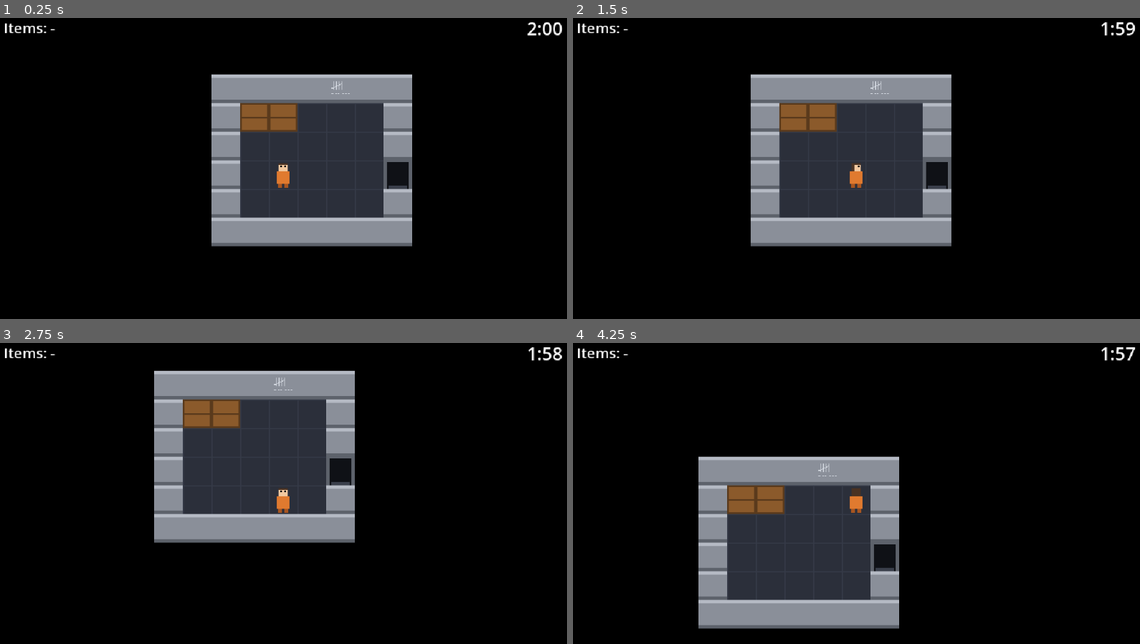
Above: before the commit, frames 1-4 (two rows, left to right).
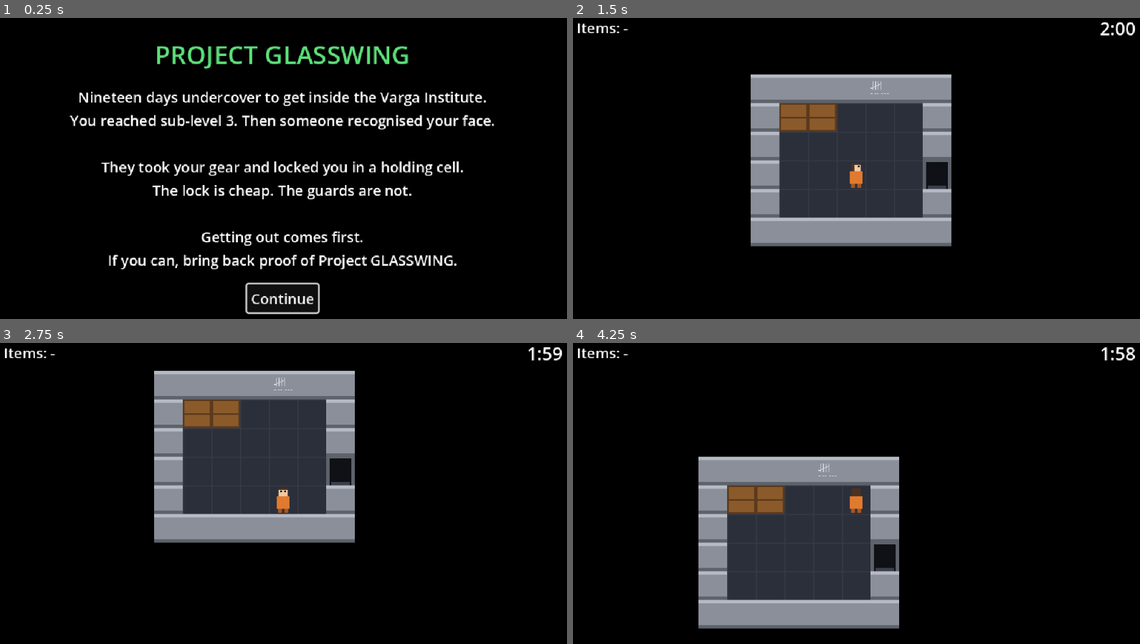
Above: after the commit, the same moments.

Repository: fabiomix/gmtk-2026
Game: Godot game, scene res://main/main.tscn
Same seed, same stepped clock (60 frames per second), same inputs: the game is played once before the commit and once after it.
Inputs (mouse positions are in pixels of both pictures, inside the frame that each line leads up to):
- Up to frame 1 (0.25 s): no input
- Up to frame 2 (1.5 s): click (856, 297) at 0.5 s, where only the run after the commit has a clickable "Continue"; tap Enter at 1.25 s; move the mouse to (981, 159) at 1.27 s; hold D (move_right) from 1.28 s (still down); hold E (interact) from 1.28 s (still down); click (981, 159) at 1.42 s
- Up to frame 3 (2.75 s): tap J (journal) at 1.55, 2.1 s; tap Space at 2 s; move the mouse to (170, 517) at 2.02 s; release D (move_right) at 2.03 s; release E (interact) at 2.03 s; hold S (move_down) from 2.03 s (still down); tap E (interact) at 2.3 s
- Up to frame 4 (4.25 s): tap Enter at 2.75 s; move the mouse to (913, 430) at 2.77 s; release S (move_down) at 2.78 s; hold D (move_right) 2.78-3.53 s; hold E (interact) 2.78-3.53 s; tap J (journal) at 3.05, 3.6 s; tap Space at 3.5 s; move the mouse to (828, 565) at 3.52 s; hold W (move_up) from 3.53 s (still down); click (828, 565) at 3.67 s; tap E (interact) at 3.8 s

The runs differ from the first frame. In frame 1, 25% of the frame differs, in the area x 0-100%, y 1-99%; in frame 2, 0.1%; in frame 3, less than 0.1%; in frame 4, less than 0.1%.

Commit message:
Phase 8b: intro, investigation outcome and New Game
Co-Authored-By: Claude Opus 5.5 <noreply@anthropic.com>

Diff:
--- a/autoload/game_manager.gd
+++ b/autoload/game_manager.gd
@@ -13,6 +13,12 @@
 var kept_item_ids: Array[StringName] = []
 ## Ids of the discovered memories, in discovery order.
 var discovered_memory_ids: Array[StringName] = []
+
+
+## Starts a new game: forgets kept items and memories.
+func new_game() -> void:
+	kept_item_ids.clear()
+	discovered_memory_ids.clear()
 
 
 ## Called after a capture with the ids chosen by the player.
--- a/main/main.gd
+++ b/main/main.gd
@@ -1,13 +1,16 @@
 extends Node
 ## Root of the game: creates the World of each run and connects it to the
 ## UI, so World and UI don't need to know about each other.
-## Run loop: start run -> countdown -> capture -> choose items -> start run...
+## Game loop: new game (intro) -> start run -> countdown -> capture ->
+## choose items -> start run... until the escape, then a new game.
 
 const WORLD_SCENE := preload("res://world/world.tscn")
 
 var _world: Node2D
 
 @onready var _hud: HUD = $HUD
+@onready var _pause_menu: PauseMenu = $PauseMenu
+@onready var _intro_screen: IntroScreen = $IntroScreen
 @onready var _capture_screen: CaptureScreen = $CaptureScreen
 @onready var _escape_screen: EscapeScreen = $EscapeScreen
 
@@ -16,7 +19,17 @@
 	RunManager.captured.connect(_on_run_captured)
 	RunManager.escaped.connect(_on_run_escaped)
 	_capture_screen.items_chosen.connect(_on_capture_items_chosen)
+	_escape_screen.new_game_requested.connect(_new_game)
+	_pause_menu.new_game_requested.connect(_new_game)
+	_new_game()
+
+
+## Forgets everything from the previous game, starts the first run and
+## tells the story so far (the countdown waits for the intro to close).
+func _new_game() -> void:
+	GameManager.new_game()
 	_start_run()
+	_intro_screen.open()
 
 
 ## Resets the run and replaces the World with a fresh copy: the spy is back
--- a/main/main.tscn
+++ b/main/main.tscn
@@ -6,6 +6,7 @@
 [ext_resource type="PackedScene" path="res://ui/capture_screen.tscn" id="4_capture_screen"]
 [ext_resource type="PackedScene" path="res://ui/escape_screen.tscn" id="5_escape_screen"]
 [ext_resource type="PackedScene" path="res://ui/journal.tscn" id="6_journal"]
+[ext_resource type="PackedScene" path="res://ui/intro_screen.tscn" id="7_intro_screen"]
 
 [node name="Main" type="Node"]
 script = ExtResource("1_script")
@@ -19,3 +20,5 @@
 [node name="CaptureScreen" parent="." instance=ExtResource("4_capture_screen")]
 
 [node name="EscapeScreen" parent="." instance=ExtResource("5_escape_screen")]
+
+[node name="IntroScreen" parent="." instance=ExtResource("7_intro_screen")]
--- a/tests/test_base.gd
+++ b/tests/test_base.gd
@@ -54,6 +54,7 @@
 	root.add_child(main)
 	await frames(2)  # Main creates the World in its _ready()
 	refresh_world()
+	await dismiss_intro()
 	await run_tests()
 	OS.remove_logger(_errors)
 	if _errors.count > 0:
@@ -67,6 +68,14 @@
 ## Override in each test.
 func run_tests() -> void:
 	pass
+
+
+## A new game starts with the intro (game paused): press Continue.
+func dismiss_intro() -> void:
+	var intro: CanvasLayer = main.get_node("IntroScreen")
+	if intro.visible:
+		intro.get_node("%ContinueButton").pressed.emit()
+		await frames(2)
 
 
 ## Main creates a new World at every run: call this after a new run starts.
--- /dev/null
+++ b/tests/test_story.gd
@@ -0,0 +1,89 @@
+extends "res://tests/test_base.gd"
+## Intro, escape outcome (investigation complete or not), New Game from the
+## escape screen and from the pause menu.
+## Escapes are triggered directly here: the routes are in test_route_*.gd.
+
+var run_manager: Node
+var game_manager: Node
+var intro: CanvasLayer
+var escape_screen: CanvasLayer
+var pause_menu: CanvasLayer
+
+
+func run_tests() -> void:
+	run_manager = root.get_node("RunManager")
+	game_manager = root.get_node("GameManager")
+	intro = main.get_node("IntroScreen")
+	escape_screen = main.get_node("EscapeScreen")
+	pause_menu = main.get_node("PauseMenu")
+
+	# test_base already closed the intro of the first game: check it worked.
+	check("intro closed", intro.visible, false)
+	check("game running after the intro", paused, false)
+
+	# --- Escape carrying the report: investigation complete.
+	run_manager.add_item(load("res://data/items/lab_report.tres"))
+	game_manager.discover(load("res://data/memories/corridor_sign.tres"))
+	run_manager.escape()
+	await frames(2)
+	check("escape screen visible", escape_screen.visible, true)
+	check("investigation complete",
+			escape_screen.get_node("%OutcomeLabel").text, "You made it out with the GLASSWING report.")
+
+	# --- New Game from the escape screen.
+	escape_screen.get_node("%NewGameButton").pressed.emit()
+	await frames(3)
+	refresh_world()
+	check("escape screen hidden", escape_screen.visible, false)
+	check("intro shown again", intro.visible, true)
+	check("paused during the intro", paused, true)
+	check("memories forgotten", game_manager.discovered_memory_ids.is_empty(), true)
+	check("inventory empty", run_manager.inventory.is_empty(), true)
+	check("new run playing", run_manager.is_playing(), true)
+	var time_at_intro: float = run_manager.time_left
+	await frames(30)
+	check("countdown waits for the intro", run_manager.time_left, time_at_intro)
+	await send_action(&"interact")
+	check("E closes the intro", intro.visible, false)
+	check("game running", paused, false)
+	check("player in the cell", tile_of_player(CELL), Vector2i(2, 3))
+
+	# --- Escape without the report: investigation incomplete.
+	run_manager.escape()
+	await frames(2)
+	check("investigation incomplete", escape_screen.get_node("%OutcomeLabel").text,
+			"You made it out. The GLASSWING report is still down there.")
+	escape_screen.get_node("%NewGameButton").pressed.emit()
+	await frames(3)
+	await dismiss_intro()
+	refresh_world()
+
+	# --- New Game from the pause menu, with confirmation.
+	run_manager.add_item(load("res://data/items/screwdriver.tres"))
+	game_manager.discover(load("res://data/memories/corridor_sign.tres"))
+	game_manager.keep_items([&"screwdriver"] as Array[StringName])
+	await send_action(&"pause")
+	check("pause menu open", pause_menu.visible, true)
+	pause_menu.get_node("%NewGameButton").pressed.emit()
+	await frames(2)
+	check("confirmation shown", pause_menu.get_node("%ConfirmBox").visible, true)
+	check("menu buttons hidden", pause_menu.get_node("%MenuBox").visible, false)
+	pause_menu.get_node("%NoButton").pressed.emit()
+	await frames(2)
+	check("No goes back to the menu", pause_menu.get_node("%MenuBox").visible, true)
+	check("still paused", paused, true)
+	check("nothing reset after No", game_manager.has_memory(&"corridor_sign"), true)
+	pause_menu.get_node("%NewGameButton").pressed.emit()
+	await frames(2)
+	pause_menu.get_node("%YesButton").pressed.emit()
+	await frames(3)
+	refresh_world()
+	check("pause menu hidden", pause_menu.visible, false)
+	check("intro shown for the new game", intro.visible, true)
+	check("memories forgotten", game_manager.discovered_memory_ids.is_empty(), true)
+	check("kept items forgotten", game_manager.kept_item_ids.is_empty(), true)
+	check("inventory empty", run_manager.inventory.is_empty(), true)
+	await dismiss_intro()
+	await send_action(&"pause")
+	check("pause menu opens on the menu, not the question", pause_menu.get_node("%MenuBox").visible, true)
+	await send_action(&"pause")
--- a/ui/escape_screen.gd
+++ b/ui/escape_screen.gd
@@ -1,18 +1,35 @@
 class_name EscapeScreen
 extends CanvasLayer
-## Shown when the spy reaches the exit: the game is won.
-## Phase 8 will add the investigation outcome and New Game.
+## Shown when the spy reaches the exit: the game is won. Tells whether the
+## investigation is complete (escaped carrying the lab report) and offers
+## a new game.
 
+signal new_game_requested
+
+const REPORT_ID := &"lab_report"
+const COMPLETE_TEXT := "You made it out with the GLASSWING report."
+const INCOMPLETE_TEXT := "You made it out. The GLASSWING report is still down there."
+
+@onready var _outcome_label: Label = %OutcomeLabel
 @onready var _time_label: Label = %TimeLabel
+@onready var _new_game_button: Button = %NewGameButton
 @onready var _quit_button: Button = %QuitButton
 
 
 func _ready() -> void:
 	hide()
+	_new_game_button.pressed.connect(_on_new_game_pressed)
 	_quit_button.pressed.connect(get_tree().quit)
 
 
 func open() -> void:
+	var complete := RunManager.has_item(REPORT_ID)
+	_outcome_label.text = COMPLETE_TEXT if complete else INCOMPLETE_TEXT
 	_time_label.text = "Time left: %s" % HUD.format_time(RunManager.time_left)
 	show()
-	_quit_button.grab_focus()
+	_new_game_button.grab_focus()
+
+
+func _on_new_game_pressed() -> void:
+	hide()
+	new_game_requested.emit()
--- a/ui/escape_screen.tscn
+++ b/ui/escape_screen.tscn
@@ -33,10 +33,9 @@
 text = "ESCAPED"
 horizontal_alignment = 1
 
-[node name="Story" type="Label" parent="Center/Box"]
+[node name="OutcomeLabel" type="Label" parent="Center/Box"]
+unique_name_in_owner = true
 layout_mode = 2
-text = "You slipped out of the lab
-before the guards could catch you."
 horizontal_alignment = 1
 
 [node name="TimeLabel" type="Label" parent="Center/Box"]
@@ -45,8 +44,17 @@
 layout_mode = 2
 horizontal_alignment = 1
 
-[node name="QuitButton" type="Button" parent="Center/Box"]
+[node name="Buttons" type="HBoxContainer" parent="Center/Box"]
+layout_mode = 2
+size_flags_horizontal = 4
+theme_override_constants/separation = 12
+
+[node name="NewGameButton" type="Button" parent="Center/Box/Buttons"]
 unique_name_in_owner = true
 layout_mode = 2
-size_flags_horizontal = 4
+text = "New Game"
+
+[node name="QuitButton" type="Button" parent="Center/Box/Buttons"]
+unique_name_in_owner = true
+layout_mode = 2
 text = "Quit"
--- /dev/null
+++ b/ui/intro_screen.gd
@@ -0,0 +1,31 @@
+class_name IntroScreen
+extends CanvasLayer
+## The story so far, shown at the start of every new game (not after a
+## capture). The game stays paused, so the countdown starts only when the
+## player continues (E, Enter or Space).
+## Process mode is Always, otherwise it couldn't react while the game is paused.
+
+@onready var _continue_button: Button = %ContinueButton
+
+
+func _ready() -> void:
+	hide()
+	_continue_button.pressed.connect(close)
+
+
+## Enter/Space press the focused button; E is handled here.
+func _unhandled_input(event: InputEvent) -> void:
+	if visible and event.is_action_pressed(&"interact"):
+		close()
+		get_viewport().set_input_as_handled()
+
+
+func open() -> void:
+	get_tree().paused = true
+	show()
+	_continue_button.grab_focus()
+
+
+func close() -> void:
+	hide()
+	get_tree().paused = false
--- /dev/null
+++ b/ui/intro_screen.tscn
@@ -0,0 +1,52 @@
+[gd_scene format=3]
+
+[ext_resource type="Script" path="res://ui/intro_screen.gd" id="1_script"]
+
+[node name="IntroScreen" type="CanvasLayer"]
+process_mode = 3
+layer = 30
+script = ExtResource("1_script")
+
+[node name="Background" type="ColorRect" parent="."]
+anchors_preset = 15
+anchor_right = 1.0
+anchor_bottom = 1.0
+grow_horizontal = 2
+grow_vertical = 2
+color = Color(0, 0, 0, 1)
+
+[node name="Center" type="CenterContainer" parent="."]
+anchors_preset = 15
+anchor_right = 1.0
+anchor_bottom = 1.0
+grow_horizontal = 2
+grow_vertical = 2
+
+[node name="Box" type="VBoxContainer" parent="Center"]
+layout_mode = 2
+theme_override_constants/separation = 16
+
+[node name="Title" type="Label" parent="Center/Box"]
+layout_mode = 2
+theme_override_colors/font_color = Color(0.36, 0.88, 0.48, 1)
+theme_override_font_sizes/font_size = 28
+text = "PROJECT GLASSWING"
+horizontal_alignment = 1
+
+[node name="Story" type="Label" parent="Center/Box"]
+layout_mode = 2
+text = "Nineteen days undercover to get inside the Varga Institute.
+You reached sub-level 3. Then someone recognised your face.
+
+They took your gear and locked you in a holding cell.
+The lock is cheap. The guards are not.
+
+Getting out comes first.
+If you can, bring back proof of Project GLASSWING."
+horizontal_alignment = 1
+
+[node name="ContinueButton" type="Button" parent="Center/Box"]
+unique_name_in_owner = true
+layout_mode = 2
+size_flags_horizontal = 4
+text = "Continue"
--- a/ui/pause_menu.gd
+++ b/ui/pause_menu.gd
@@ -3,16 +3,27 @@
 ## Esc pauses the game (countdown included) and shows this menu; Esc again
 ## or Resume closes it. It opens only while the run is being played, so it
 ## can't interfere with the capture screen.
+## New Game asks for confirmation in the same panel (Yes / No).
 ## Process mode is Always, otherwise it couldn't react while the game is paused.
 
+signal new_game_requested
+
+@onready var _menu_box: VBoxContainer = %MenuBox
+@onready var _confirm_box: VBoxContainer = %ConfirmBox
 @onready var _resume_button: Button = %ResumeButton
+@onready var _new_game_button: Button = %NewGameButton
 @onready var _quit_button: Button = %QuitButton
+@onready var _yes_button: Button = %YesButton
+@onready var _no_button: Button = %NoButton
 
 
 func _ready() -> void:
 	hide()
 	_resume_button.pressed.connect(close)
+	_new_game_button.pressed.connect(_show_confirm.bind(true))
 	_quit_button.pressed.connect(get_tree().quit)
+	_yes_button.pressed.connect(_on_yes_pressed)
+	_no_button.pressed.connect(_show_confirm.bind(false))
 
 
 func _unhandled_input(event: InputEvent) -> void:
@@ -30,9 +41,26 @@
 func open() -> void:
 	get_tree().paused = true
 	show()
-	_resume_button.grab_focus()  # so the menu works with the keyboard
+	_show_confirm(false)
 
 
 func close() -> void:
 	hide()
 	get_tree().paused = false
+
+
+## Switches between the menu and the "Start a new game?" question,
+## moving the keyboard focus to the right button.
+func _show_confirm(confirm: bool) -> void:
+	_menu_box.visible = not confirm
+	_confirm_box.visible = confirm
+	if confirm:
+		_no_button.grab_focus()
+	else:
+		_resume_button.grab_focus()
+
+
+## The game stays paused: Main starts the new game (which shows the intro).
+func _on_yes_pressed() -> void:
+	hide()
+	new_game_requested.emit()
--- a/ui/pause_menu.tscn
+++ b/ui/pause_menu.tscn
@@ -33,12 +33,43 @@
 text = "PAUSED"
 horizontal_alignment = 1
 
-[node name="ResumeButton" type="Button" parent="Center/Box"]
+[node name="MenuBox" type="VBoxContainer" parent="Center/Box"]
+unique_name_in_owner = true
+layout_mode = 2
+theme_override_constants/separation = 8
+
+[node name="ResumeButton" type="Button" parent="Center/Box/MenuBox"]
 unique_name_in_owner = true
 layout_mode = 2
 text = "Resume"
 
-[node name="QuitButton" type="Button" parent="Center/Box"]
+[node name="NewGameButton" type="Button" parent="Center/Box/MenuBox"]
+unique_name_in_owner = true
+layout_mode = 2
+text = "New Game"
+
+[node name="QuitButton" type="Button" parent="Center/Box/MenuBox"]
 unique_name_in_owner = true
 layout_mode = 2
 text = "Quit"
+
+[node name="ConfirmBox" type="VBoxContainer" parent="Center/Box"]
+unique_name_in_owner = true
+visible = false
+layout_mode = 2
+theme_override_constants/separation = 8
+
+[node name="Question" type="Label" parent="Center/Box/ConfirmBox"]
+layout_mode = 2
+text = "Start a new game?"
+horizontal_alignment = 1
+
+[node name="YesButton" type="Button" parent="Center/Box/ConfirmBox"]
+unique_name_in_owner = true
+layout_mode = 2
+text = "Yes"
+
+[node name="NoButton" type="Button" parent="Center/Box/ConfirmBox"]
+unique_name_in_owner = true
+layout_mode = 2
+text = "No"
Not shown, added: tests/test_story.gd.uid
Not shown, added: ui/intro_screen.gd.uid
